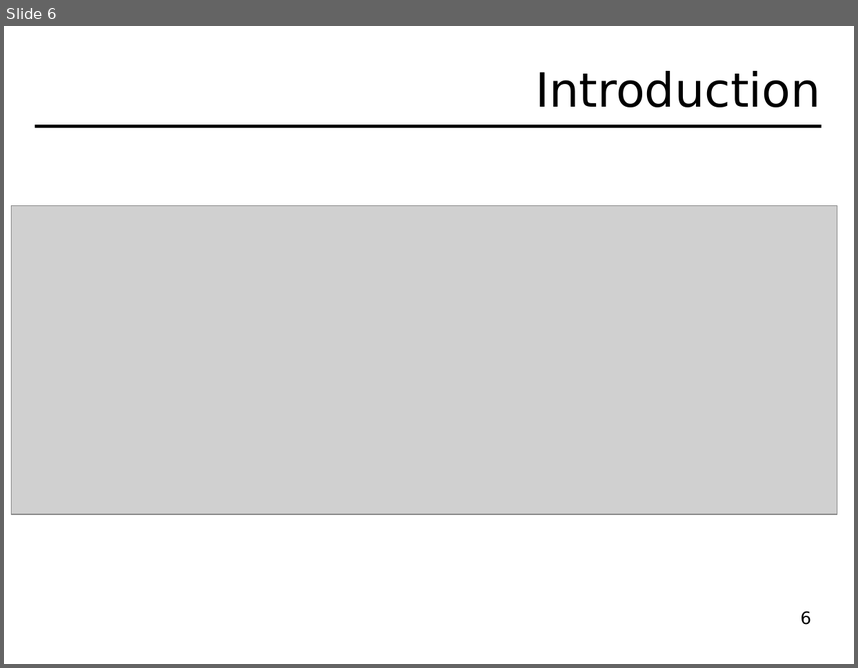
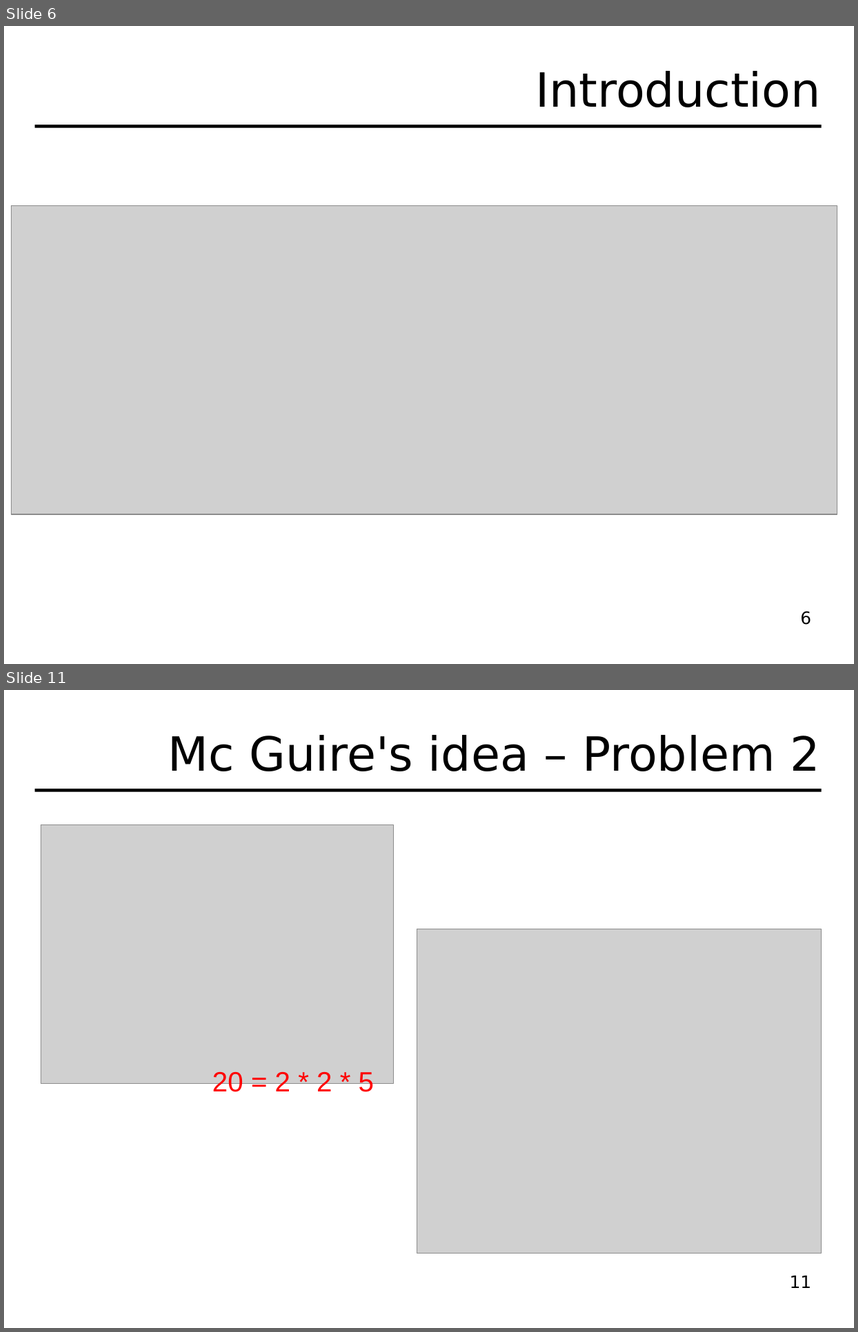
Before and after one commit to hydroo/minor-thesis-barriers, a slide deck: presentation/slides.odp. Shown one above the other, each under a label of ours: slide 6 before the commit, slides 6 and 11 after it; the slides between them are not shown. The pictures are 858x668 and 858x1332 pixels, drawn with LibreOffice and Linux fonts; fonts in the diff are those of the drawing; grey boxes stand for pictures. Boxes give left, top, right and bottom in pixels: in the first picture for what was removed or moved away, otherwise in the second. Text is boxed around its words. In the diff, an @@ line names an element or a change of style, - is before the commit and + after.

```diff
--- a/presentation/slides.odp
+++ b/presentation/slides.odp
@@ slide 11 added at bbox=[4, 690, 854, 1328], background #FFFFFF @@
@@ title added at bbox=[168, 735, 820, 771], 44 pt, text #000000 @@
+Mc Guire's idea – Problem 2
@@ line added from (35, 790) to (822, 790), #000000 2.89 pt @@
@@ picture added at bbox=[41, 825, 394, 1083] @@
@@ picture added at bbox=[417, 929, 822, 1253] @@
@@ text added at bbox=[212, 1069, 374, 1097], 26 pt, text #FF0000 @@
+20 = 2 * 2 * 5
@@ page number added at bbox=[790, 1276, 812, 1288], 16 pt, text #000000 @@
+11
```
Also in this commit, not shown: 4 slides changed, 19 other slides added, 1 slide removed, 12 other files.
